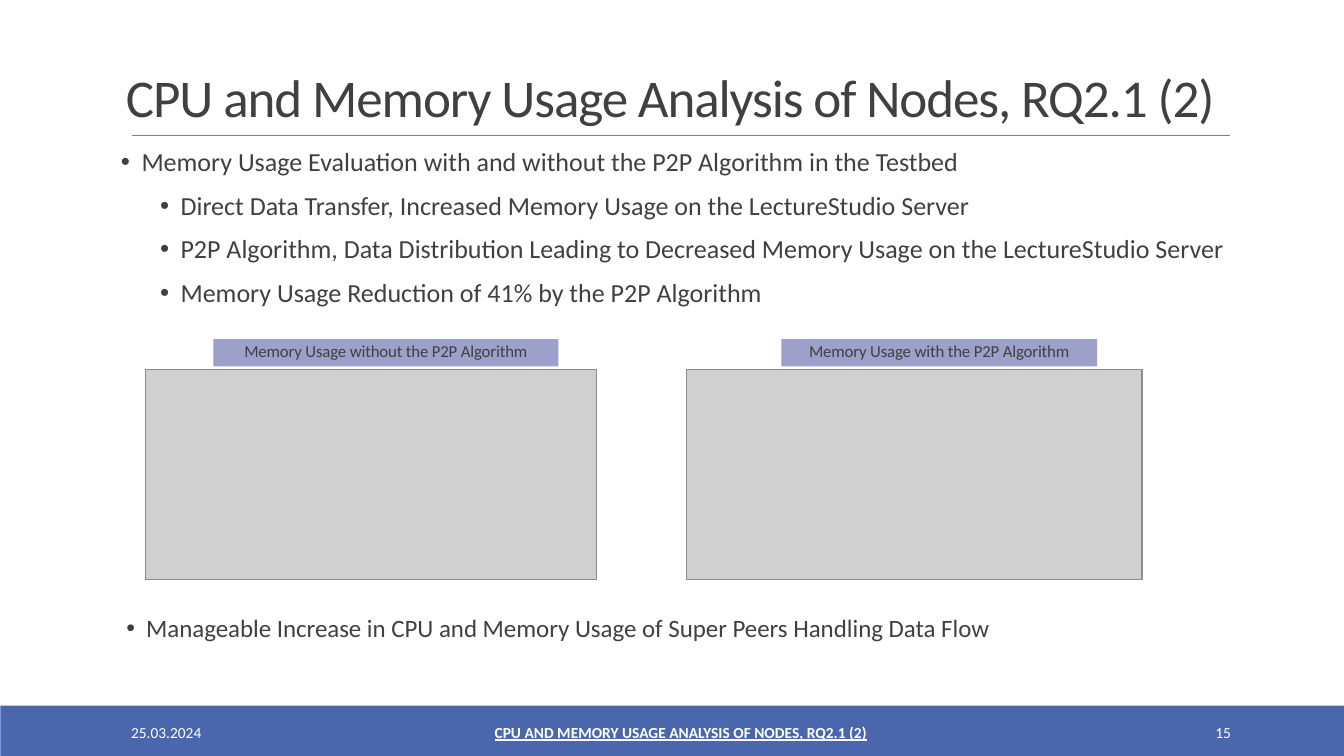
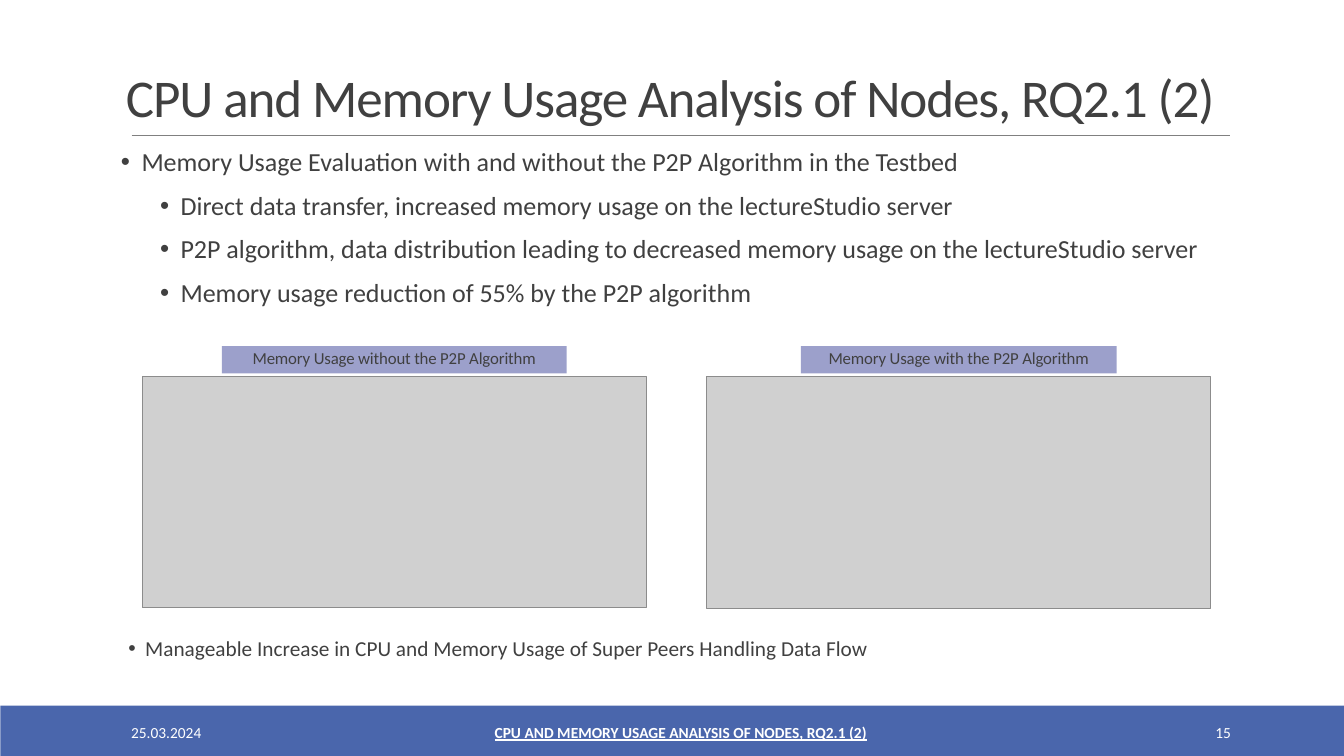
Before and after one commit to oezcankaraca/abschlussvortrag, a slide deck: slide 15 of Abschlussvortrag.pptx. Drawn at 1344x756 pixels with LibreOffice and Linux fonts; fonts in the diff are those of the drawing; grey boxes stand for pictures. Boxes give left, top, right and bottom in pixels: in the first picture for what was removed or moved away, otherwise in the second. Text is boxed around its words. In the diff, an @@ line names an element or a change of style, - is before the commit and + after.

```diff
--- a/Abschlussvortrag.pptx
+++ b/Abschlussvortrag.pptx
@@ text at (x1=181, y1=197, x2=1197, y2=307): text changed @@
-  • Direct Data Transfer, Increased Memory Usage on the LectureStudio Server
-  • P2P Algorithm, Data Distribution Leading to Decreased Memory Usage on the LectureStudio Server
-  • Memory Usage Reduction of 41% by the P2P Algorithm
+  • Direct data transfer, increased memory usage on the lectureStudio server
+  • P2P algorithm, data distribution leading to decreased memory usage on the lectureStudio server
+  • Memory usage reduction of 55% by the P2P algorithm
@@ rectangle "Memory Usage without the P2P ..." moved from (x1=214, y1=339, x2=559, y2=366) to (x1=222, y1=346, x2=567, y2=373) @@
@@ rectangle "Memory Usage with the P2P ..." moved from (x1=781, y1=339, x2=1097, y2=366) to (x1=802, y1=346, x2=1117, y2=373) @@
@@ picture resized from (x1=146, y1=370, x2=598, y2=580) to (x1=142, y1=377, x2=646, y2=609) @@
@@ picture resized from (x1=687, y1=370, x2=1142, y2=580) to (x1=707, y1=377, x2=1211, y2=609) @@
@@ text "Manageable Increase in CPU and ..." moved from (x1=146, y1=619, x2=989, y2=642) to (x1=145, y1=641, x2=867, y2=660) @@
@@ text "Manageable Increase in CPU and ..." at (x1=145, y1=641, x2=867, y2=660): size 17.8 to 15.2 pt; indent changed; less space between paragraphs @@
```
Also in this commit, not shown: 14 other slides changed, 2 other files.
